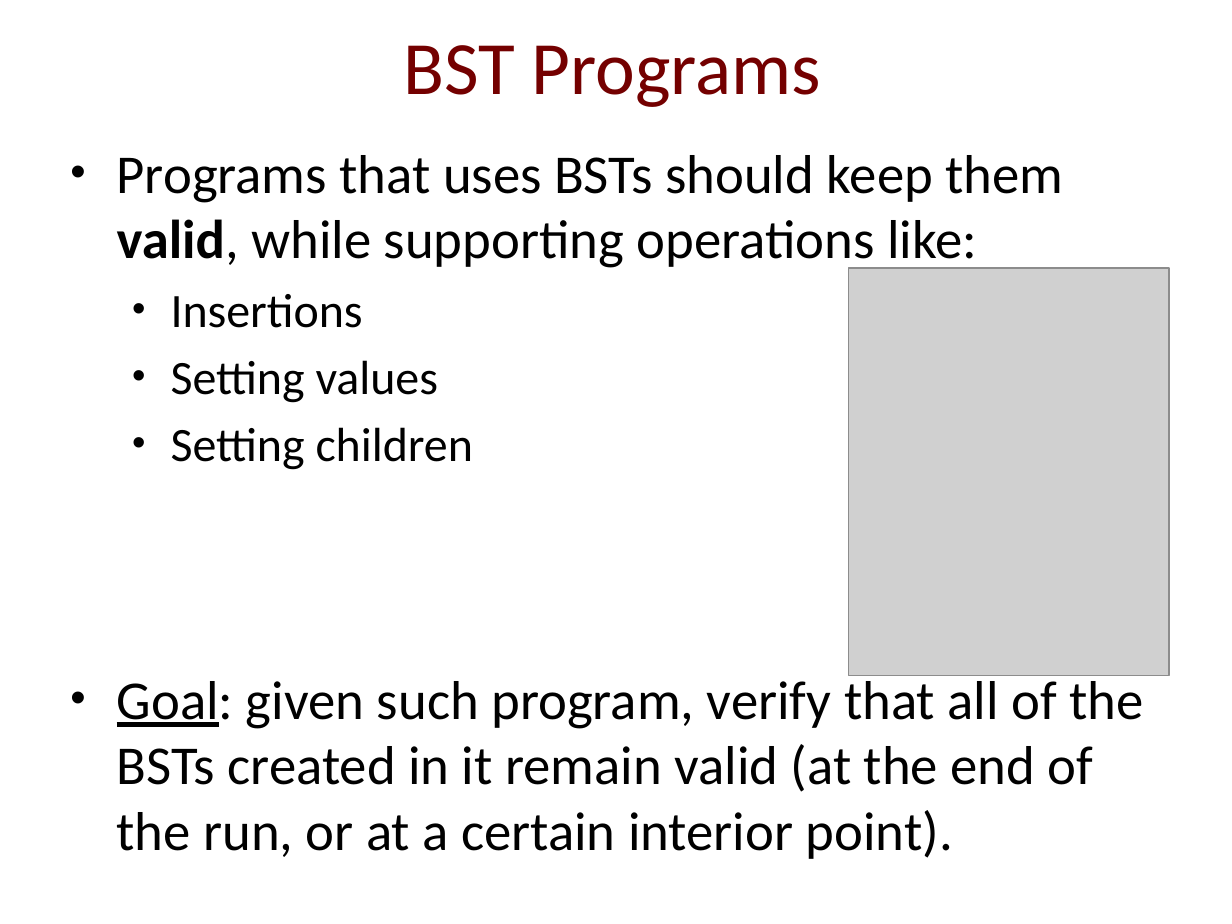
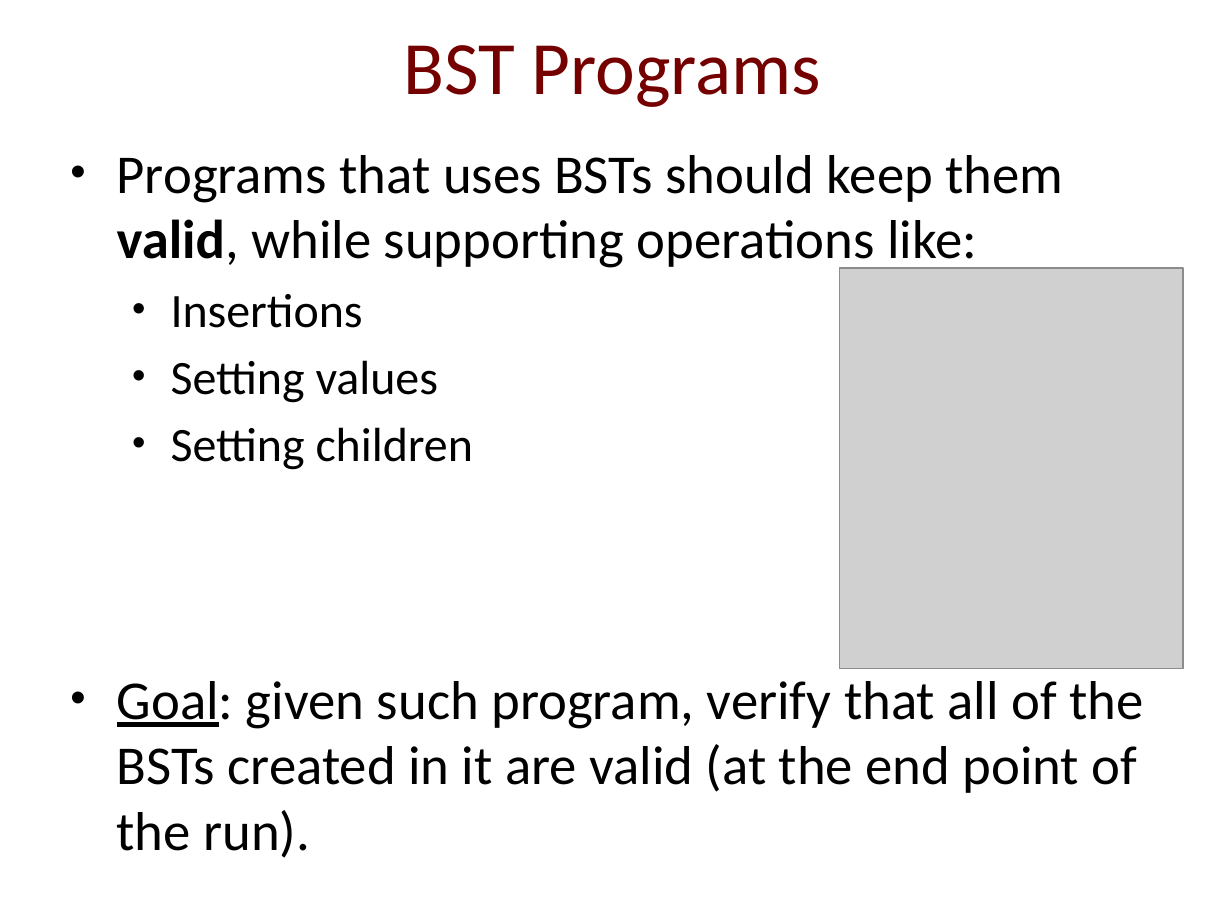
Before and after one commit to IdoBegun/PAAV_Project, a slide deck: slide 3 of Project Presentation.pptx. Drawn at 1232x924 pixels with LibreOffice and Linux fonts; fonts in the diff are those of the drawing; grey boxes stand for pictures; background and template pictures are left out. Boxes give left, top, right and bottom in pixels: in the first picture for what was removed or moved away, otherwise in the second. Text is boxed around its words. In the diff, an @@ line names an element or a change of style, - is before the commit and + after.

```diff
--- a/Project Presentation.pptx
+++ b/Project Presentation.pptx
@@ picture: place and size @@
-picture at bbox=[849, 269, 1169, 676]
+picture at bbox=[839, 269, 1183, 669]
@@ text at bbox=[117, 681, 1143, 858]: text changed @@
-• Goal: given such program, verify that all of the BSTs created in it remain valid (at the end of the run, or at a certain interior point).
+• Goal: given such program, verify that all of the BSTs created in it are valid (at the end point of the run).
```
Also in this commit, not shown: 11 other slides changed, 1 slide added.
